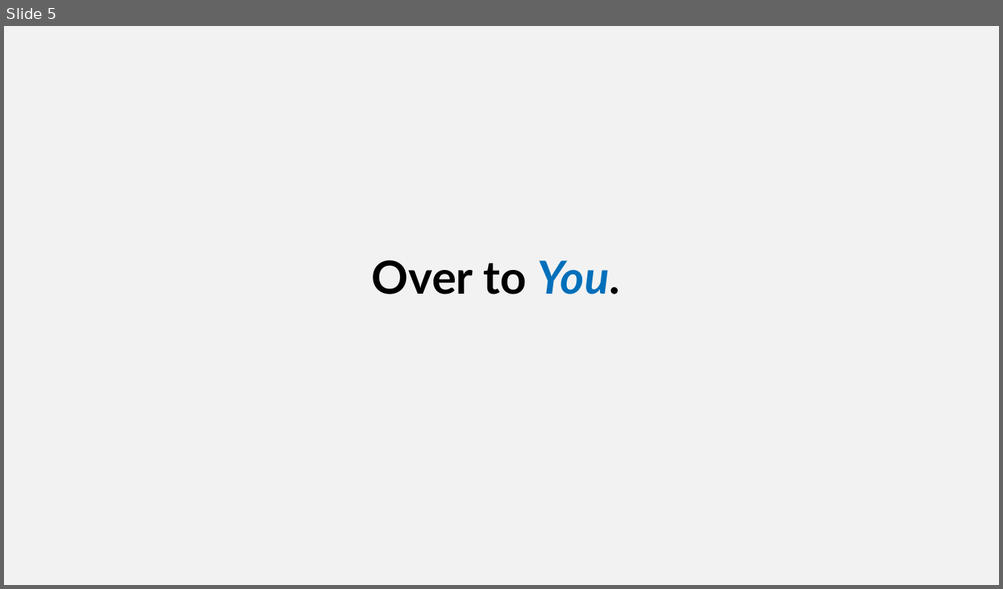
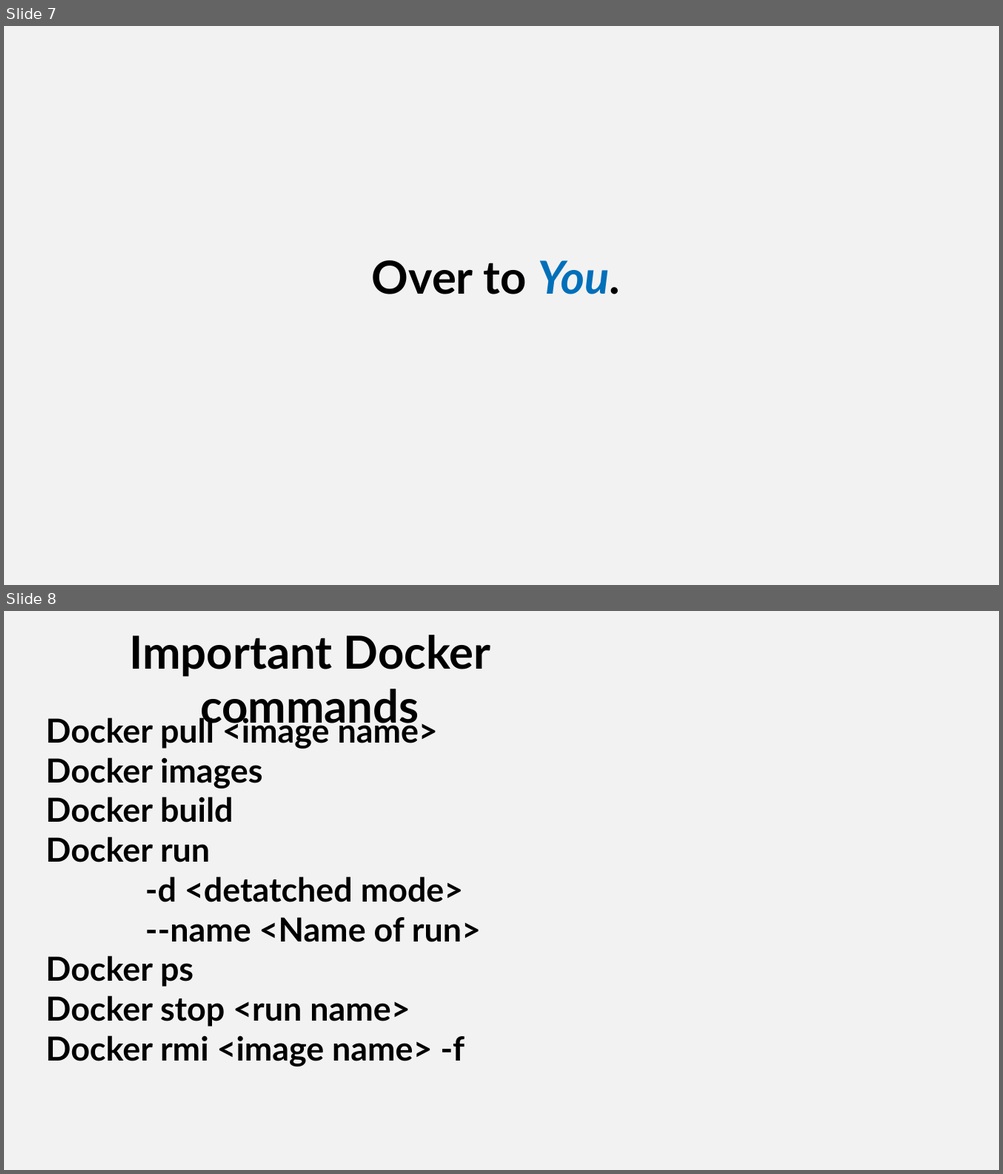
Before and after one commit to SQLShark/MachineLearningFromModelToProduction, a slide deck: Slides/M5 - An Introduction to Docker.pptx. Shown one above the other, each under a label of ours: slide 5 before the commit, slides 7 and 8 after it. The pictures are 1003x589 and 1003x1174 pixels, drawn with LibreOffice and Linux fonts; fonts in the diff are those of the drawing; background and template pictures are left out. Boxes give left, top, right and bottom in pixels: in the first picture for what was removed or moved away, otherwise in the second. Text is boxed around its words. In the diff, an @@ line names an element or a change of style, - is before the commit and + after.

```diff
--- a/Slides/M5 - An Introduction to Docker.pptx
+++ b/Slides/M5 - An Introduction to Docker.pptx
@@ slide 8 added at [4,611,999,1170], background #F2F2F2 @@
@@ text added at [130,635,491,732], 44 pt, text #000000, bold @@
+Important Docker commands
@@ text added at [45,714,481,1067], 32 pt, text #000000, bold @@
+Docker pull <image name>
+Docker images
+Docker build
+Docker run
+-d <detatched mode>
+--name <Name of run>
+Docker ps
+Docker stop <run name>
+Docker rmi <image name> -f
@@ what was slide 5 is now slide 7 @@
```
Also in this commit, not shown: 1 slide changed, 10 other slides added, 6 slides removed, 15 other files.
